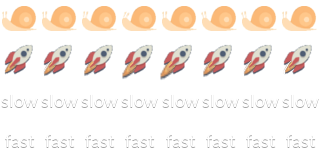
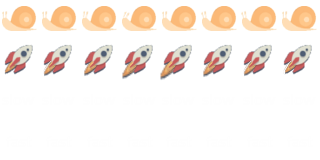
The second 320 × 160 image is a revision of the first. Changes to its layers:
renamed "slow" to "slow #1", painted on it over [1, 95, 319, 147]
removed layer "slow copy" over [1, 95, 319, 148]
